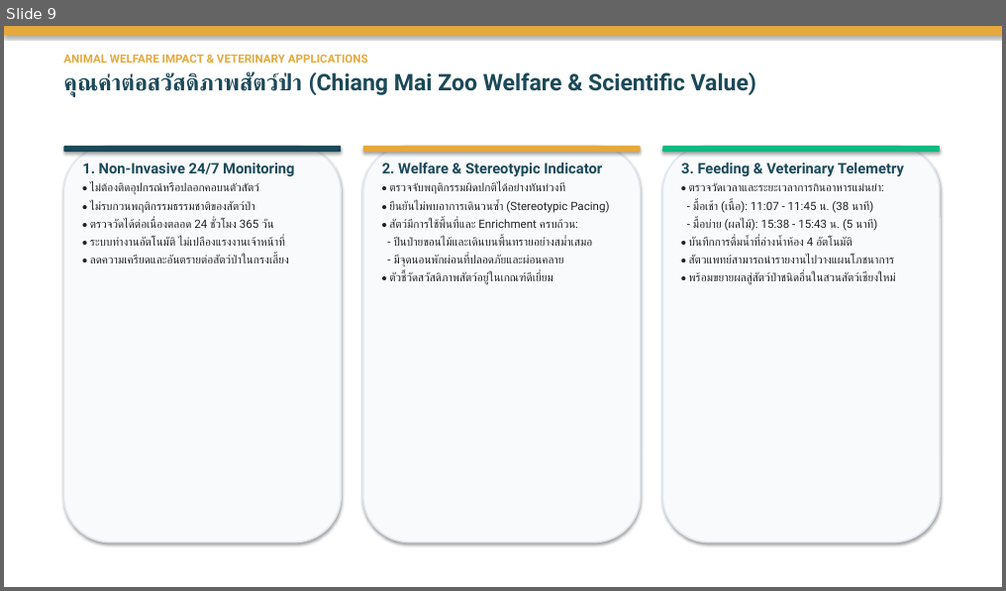
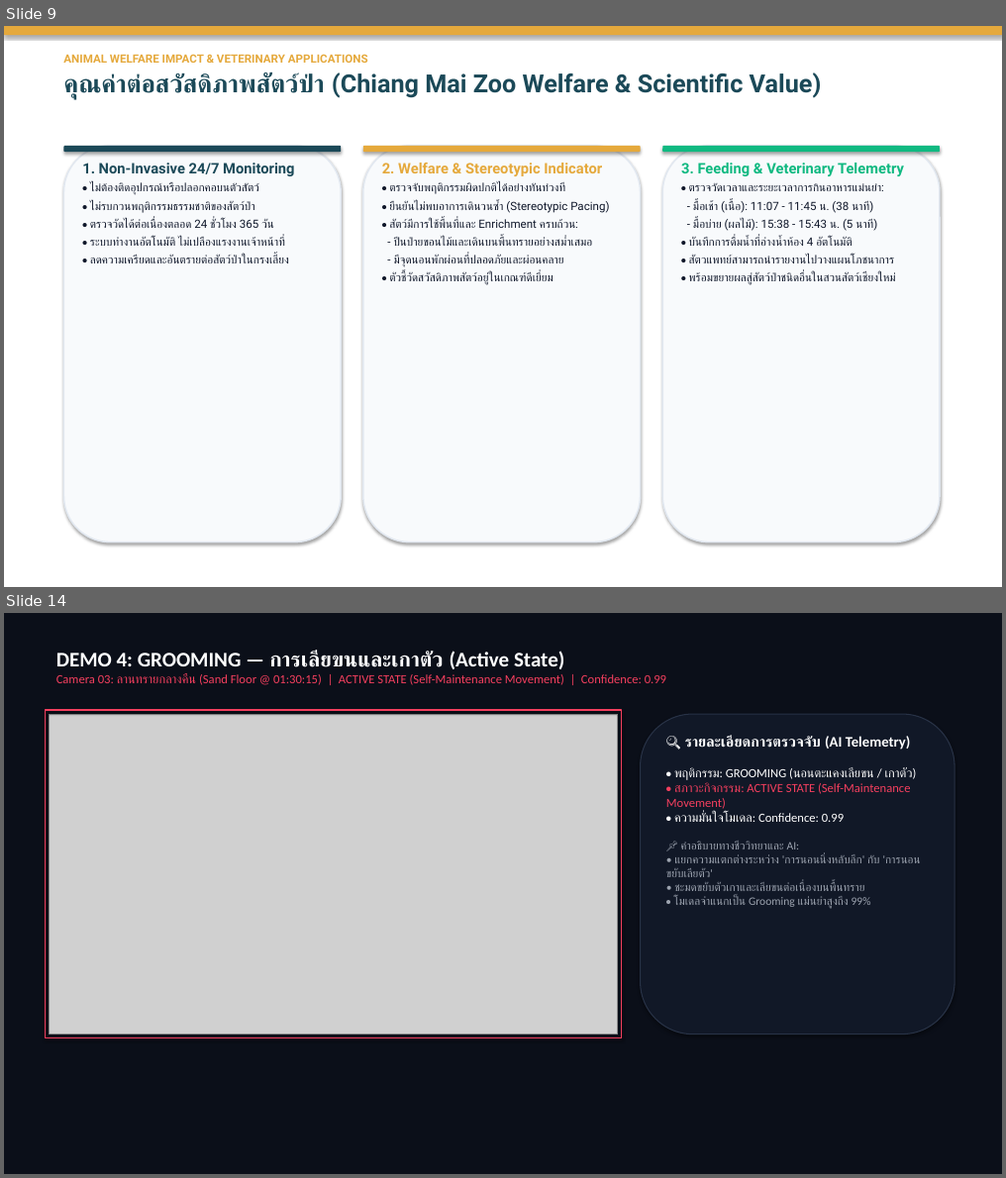
Before and after one commit to Kokokua/Project-CMZ, a slide deck: finish/Image_Processing_Presentation_Phase2_Final.pptx. Shown one above the other, each under a label of ours: slide 9 before the commit, slides 9 and 14 after it; the slides between them are not shown. The pictures are 1006x591 and 1006x1178 pixels, drawn with LibreOffice and Linux fonts; fonts in the diff are those of the drawing; grey boxes stand for pictures. Boxes give left, top, right and bottom in pixels: in the first picture for what was removed or moved away, otherwise in the second. Text is boxed around its words. In the diff, an @@ line names an element or a change of style, - is before the commit and + after.

Commit message:
Update PowerPoint presentation: correct enclosure layout (Cam 1-4) and embed native clean demo videos into slides 11-15

```diff
--- a/finish/Image_Processing_Presentation_Phase2_Final.pptx
+++ b/finish/Image_Processing_Presentation_Phase2_Final.pptx
@@ slide 14 added at box(4, 613, 1002, 1174), background #FFFFFF @@
@@ rectangle added at box(4, 613, 1002, 1174), fill #0B0F19, outline #0B0F19 0.75 pt @@
@@ text added at box(56, 651, 666, 685), 12 pt, text #F43F5E @@
+DEMO 4: GROOMING — การเลียขนและเกาตัว (Active State)
+Camera 03: ลานทรายกลางคืน (Sand Floor @ 01:30:15) | ACTIVE STATE (Self-Maintenance Movement) | Confidence: 0.99
@@ rectangle added at box(46, 710, 622, 1039), outline #F43F5E 1.5 pt @@
@@ picture added at box(49, 714, 618, 1035) @@
@@ rounded rectangle added at box(641, 714, 954, 1035), fill #111827, outline #283246 1 pt @@
@@ text added at box(666, 735, 917, 909), 11 pt, text #9CA3AF @@
+🔍 รายละเอียดการตรวจจับ (AI Telemetry)
+• พฤติกรรม: GROOMING (นอนตะแคงเลียขน / เกาตัว)
+• สภาวะกิจกรรม: ACTIVE STATE (Self-Maintenance Movement)
+• ความมั่นใจโมเดล: Confidence: 0.99
+📌 คำอธิบายทางชีววิทยาและ AI:
+• แยกความแตกต่างระหว่าง 'การนอนนิ่งหลับลึก' กับ 'การนอนขยับเลียตัว'
+• ชะมดขยับตัวเกาและเลียขนต่อเนื่องบนพื้นทราย
+• โมเดลจำแนกเป็น Grooming แม่นยำสูงถึง 99%
@@ slide 9 changed as well @@
@@ text at box(63, 73, 822, 99): size 22 to 24 pt in "คุณค่าต่อสวัสดิภาพสัตว์ป่า (Chiang Mai Zoo Welfare & Scienti ..." @@
@@ text "2. Welfare & Stereotypic Indicator" at box(382, 163, 609, 285): text colour #1B4958 to #E5A93C in "2. Welfare & Stereotypic Indicator"; text colour #222222 to #0F172A in "• ตรวจจับพฤติกรรมผิดปกติได้อย่างทันท่วงที", "• ยืนยันไม่พบอาการเดินวนซ้ำ (Stereotypic Pacing)", "• สัตว์มีการใช้พื้นที่และ Enrichment ครบถ้วน:", "- ปีนป่ายขอนไม้และเดินบนพื้นทรายอย่างสม่ำเสมอ" and 2 more places @@
@@ text "3. Feeding & Veterinary Telemetry" at box(681, 163, 904, 285): text colour #1B4958 to #10B981 in "3. Feeding & Veterinary Telemetry"; text colour #222222 to #0F172A in "• ตรวจวัดเวลาและระยะเวลาการกินอาหารแม่นยำ:", "- มื้อเช้า (เนื้อ): 11:07 - 11:45 น. ...", "- มื้อบ่าย (ผลไม้): 15:38 - 15:43 น. ...", "• บันทึกการดื่มน้ำที่อ่างน้ำห้อง 4 อัตโนมัติ" and 2 more places @@
@@ text at box(90, 183, 289, 264): text colour #222222 to #0F172A in "• ไม่ต้องติดอุปกรณ์หรือปลอกคอบนตัวสัตว์", "• ไม่รบกวนพฤติกรรมธรรมชาติของสัตว์ป่า", "• ตรวจวัดได้ต่อเนื่องตลอด 24 ชั่วโมง 365 วัน", "• ระบบทำงานอัตโนมัติ ไม่เปลืองแรงงานเจ้าหน้าที่" and 1 more places @@
```
Also in this commit, not shown: 9 other slides changed, 4 other slides added.
